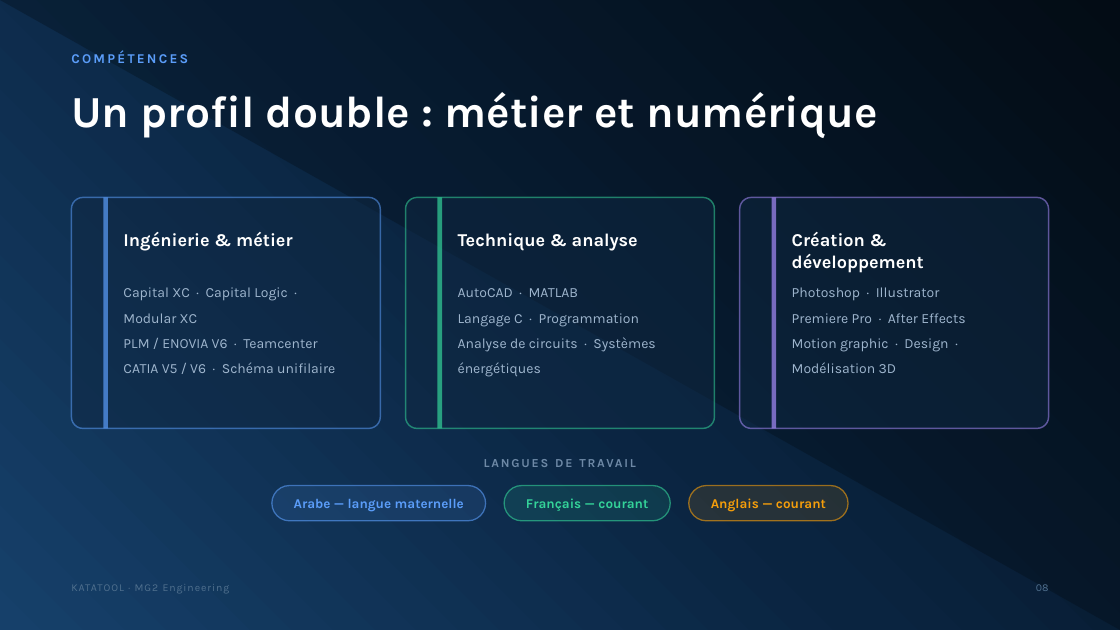
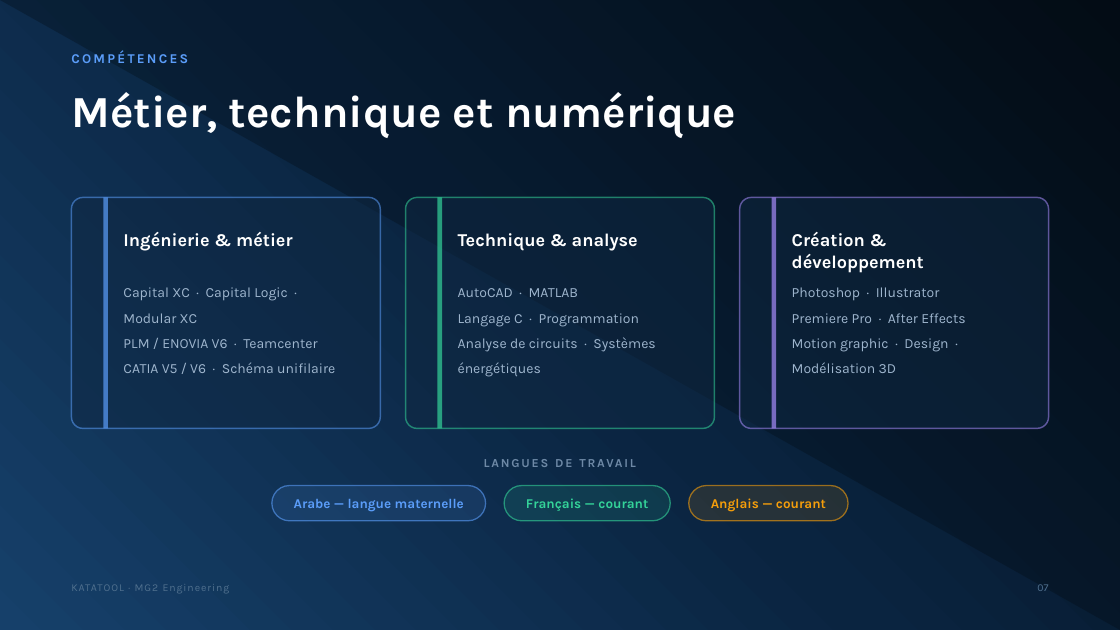
Before and after one commit to OUBELLA22/PLM, a slide deck: slide 7 of soutenance/KATATOOL_Soutenance_Youssef_OUBELLA.pptx (slide 8 before the commit). Drawn at 1120x630 pixels with LibreOffice and Linux fonts; fonts in the diff are those of the drawing. Boxes give left, top, right and bottom in pixels: in the first picture for what was removed or moved away, otherwise in the second. Text is boxed around its words. In the diff, an @@ line names an element or a change of style, - is before the commit and + after.

```diff
--- a/soutenance/KATATOOL_Soutenance_Youssef_OUBELLA.pptx
+++ b/soutenance/KATATOOL_Soutenance_Youssef_OUBELLA.pptx
@@ text at (71,92,736,138): text changed @@
-Un profil double : métier et numérique
+Métier, technique et numérique
@@ text at (1037,584,1048,591): text changed @@
-08
+07
```
Also in this commit, not shown: 2 other slides changed, 2 slides added, 2 slides removed, 3 other files.
